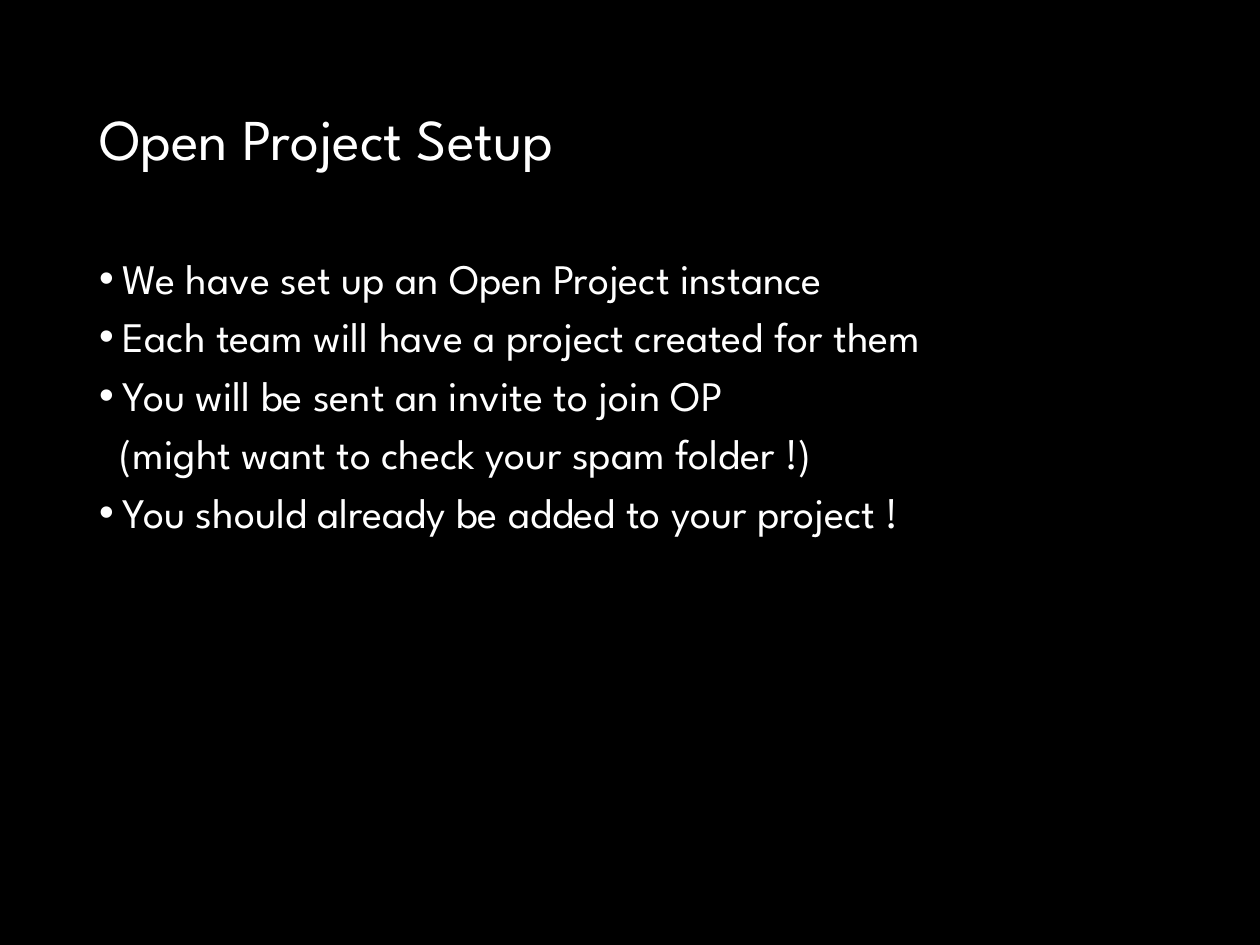
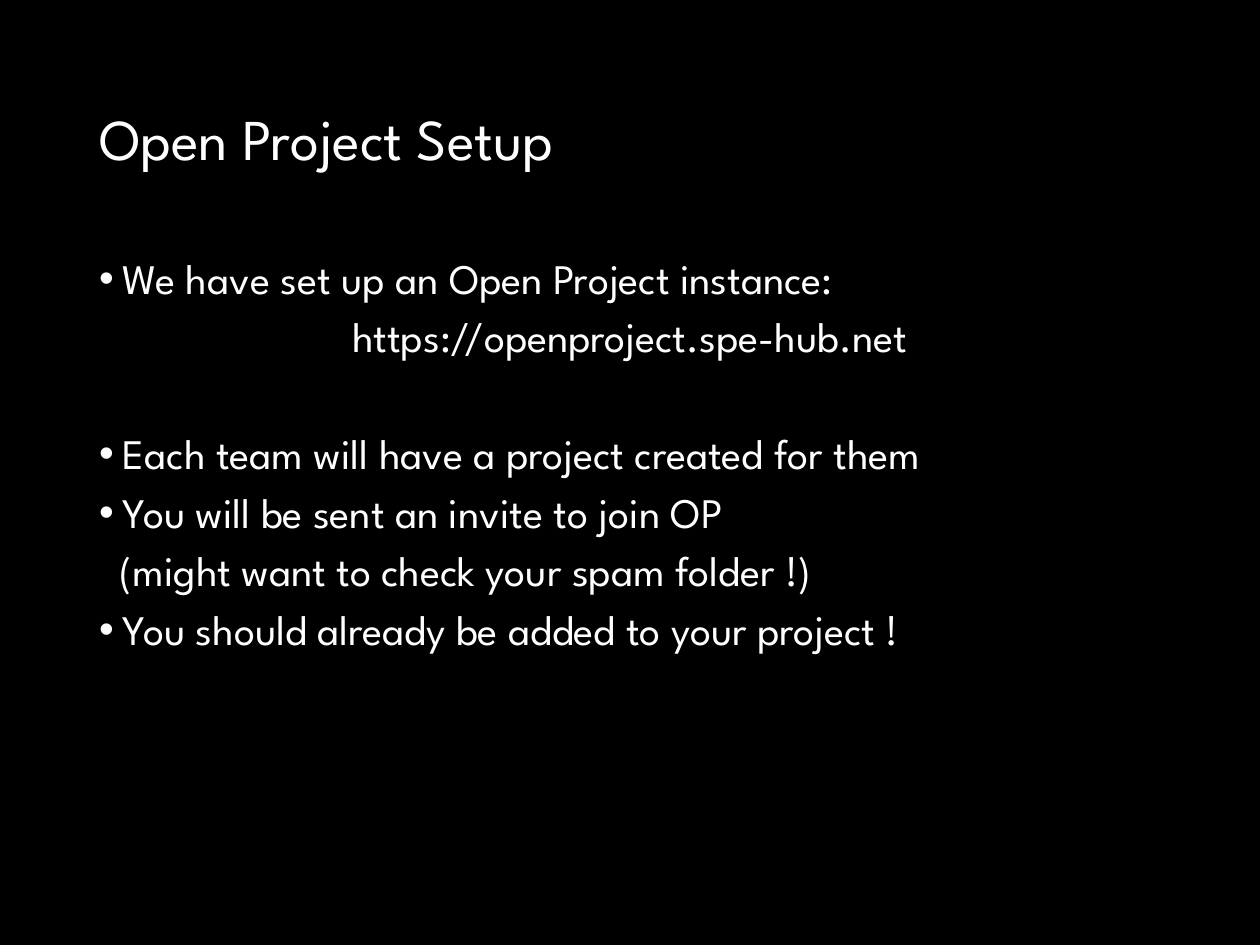
Before and after one commit to fossabot/SPE2018, a slide deck: slide 25 of Lecture Slides/02 Open Project.pptx. Drawn at 1260x945 pixels with LibreOffice and Linux fonts; fonts in the diff are those of the drawing. Boxes give left, top, right and bottom in pixels: in the first picture for what was removed or moved away, otherwise in the second. Text is boxed around its words. In the diff, an @@ line names an element or a change of style, - is before the commit and + after.

Commit message:
Tweaks

```diff
--- a/Lecture Slides/02 Open Project.pptx
+++ b/Lecture Slides/02 Open Project.pptx
@@ text at (123, 265, 907, 362): text changed @@
-• We have set up an Open Project instance
+• We have set up an Open Project instance:
+https://openproject.spe-hub.net
```
